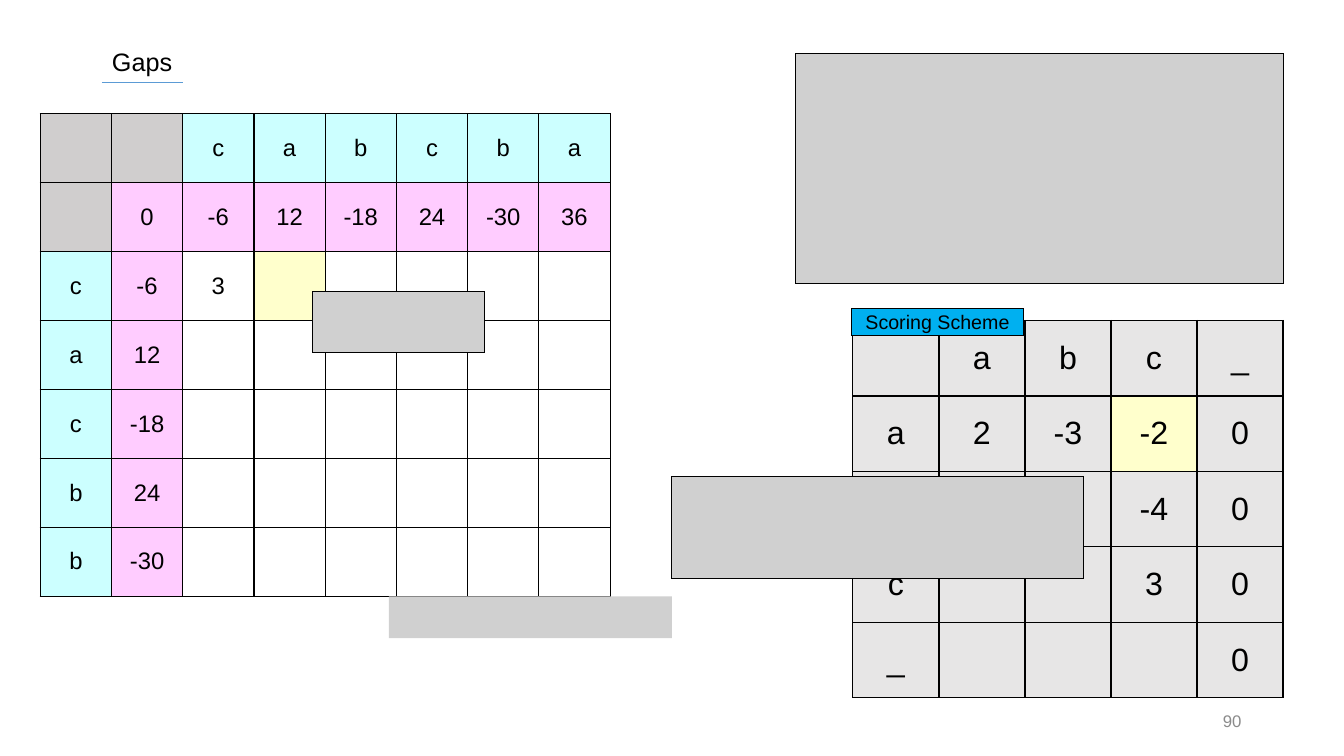
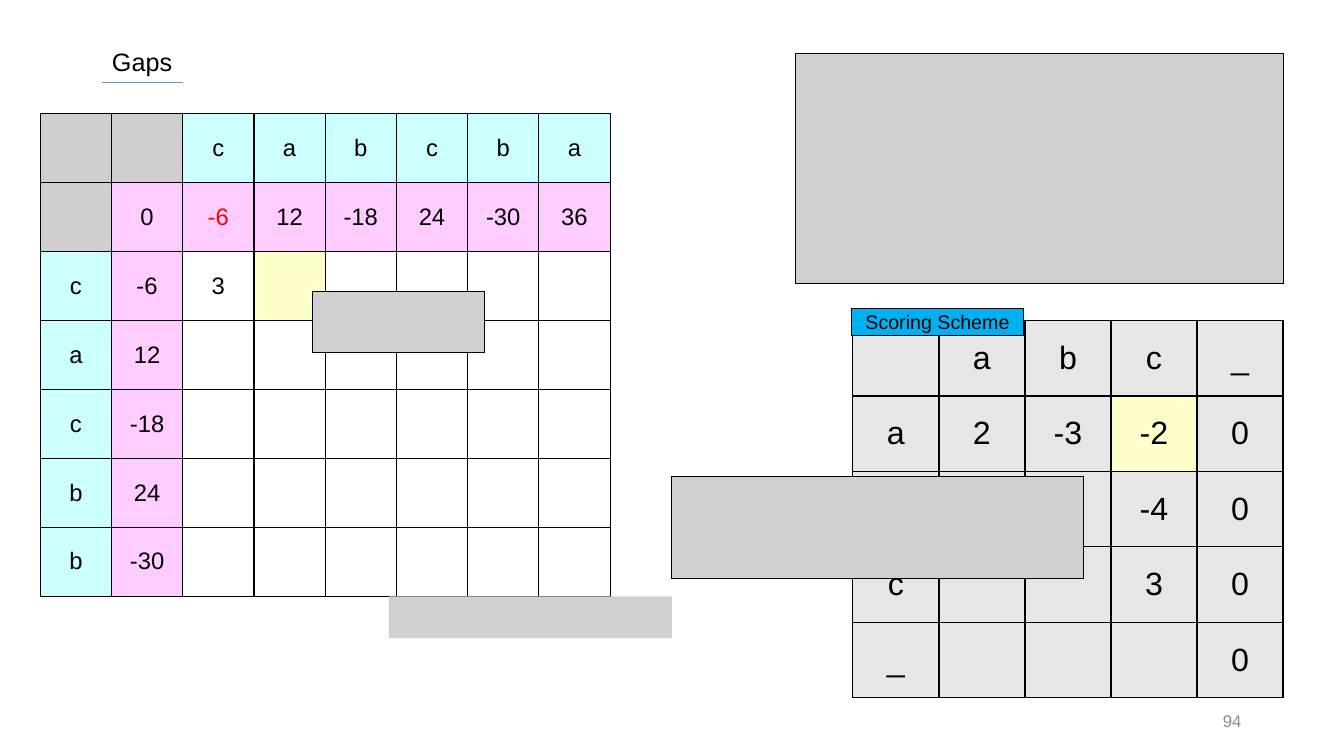
Before and after one commit to SiLviASizZ/HYU_2022, a slide deck: slide 94 of Intern/발표자료/0721/ASTS_0721.pptx (slide 90 before the commit). Drawn at 1344x756 pixels with LibreOffice and Linux fonts; fonts in the diff are those of the drawing; grey boxes stand for pictures. Boxes give left, top, right and bottom in pixels: in the first picture for what was removed or moved away, otherwise in the second. Text is boxed around its words. In the diff, an @@ line names an element or a change of style, - is before the commit and + after.

```diff
--- a/Intern/발표자료/0721/ASTS_0721.pptx
+++ b/Intern/발표자료/0721/ASTS_0721.pptx
@@ table at (40,114,613,597) @@
@@ text colour #000000 to #FF0000 in "-6" @@
@@ page number at (1223,715,1242,727): text changed @@
-90
+94
```
Also in this commit, not shown: 73 other slides changed, 6 slides added, 1 slide removed, 5 other files.
